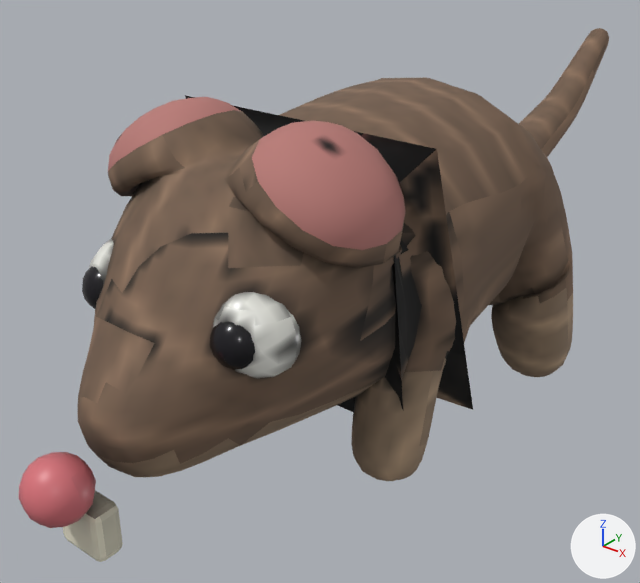
The glTF model public/models/gajiri.glb: old version first, new version second.
The view is the same before and after, from a camera (50 mm lens) standing at (0.449, -0.624, 0.515) and looking at (-0.048, -0.002, 0.13). Lighting does not change. The marker at lower right points along +X, +Y and +Z. The older version comes first.

Script lines for the objects in view, before the commit:
```python
mat_gajiri_belly = principled_material('gajiri_belly')
mat_gajiri_belly.texture = img_gajiri_belly_tex
mat_gajiri_belly.roughness = 0.8
mat_gajiri_ear = principled_material('gajiri_ear')
mat_gajiri_ear.texture = img_gajiri_ear_tex
mat_gajiri_ear.roughness = 0.8
mat_gajiri_eye1_0_wm = principled_material('gajiri_eye1.0_wm')
mat_gajiri_eye1_0_wm.texture = img_gajiri_eye1
mat_gajiri_eye1_0_wm.roughness = 0.28
mat_gajiri_fur = principled_material('gajiri_fur')
mat_gajiri_fur.texture = img_gajiri_fur_tex
mat_gajiri_fur.roughness = 0.85
mat_gajiri_teeth_m = principled_material('gajiri_teeth_m')
mat_gajiri_teeth_m.texture = img_gajiri_teeth_m_tex
mat_gajiri_teeth_m.roughness = 0.35
me_gajiri = bpy.data.meshes.new('gajiri')
me_gajiri.from_pydata(...)  # 3045 vertices, 6036 faces; spans x -0.154..0.154, y -0.378..0.522, z 0.027..0.349
me_gajiri.materials.append(mat_gajiri_fur)  # picture img_gajiri_fur_tex
me_gajiri.materials.append(mat_gajiri_belly)  # picture img_gajiri_belly_tex
me_gajiri.materials.append(mat_gajiri_ear)  # picture img_gajiri_ear_tex
me_gajiri.materials.append(mat_gajiri_eye_1_0_wm)  # picture img_gajiri_eye_1
me_gajiri.materials.append(mat_gajiri_eye_1_0_pm)  # picture img_gajiri_eye_1_001
me_gajiri.materials.append(mat_gajiri_eye1_0_wm)  # picture img_gajiri_eye1
me_gajiri.materials.append(mat_gajiri_eye1_0_pm)  # picture img_gajiri_eye1_001
me_gajiri.materials.append(mat_gajiri_nose_m)  # picture img_gajiri_nose_m_tex
me_gajiri.materials.append(mat_gajiri_teeth_m)  # picture img_gajiri_teeth_m_tex
ob_gajiri = bpy.data.objects.new('gajiri', me_gajiri)
ob_gajiri.location = (0.0, 0.0, 0.0)
```
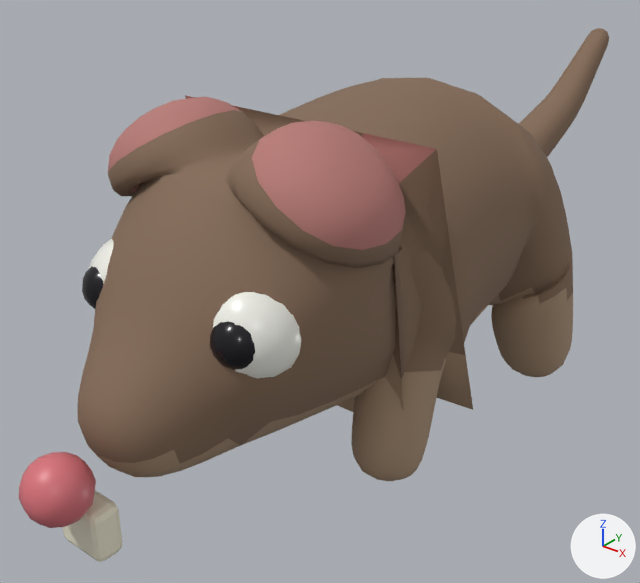
Where the change shows, as pixel boxes (x1, y1, x2, y2) in the pictures (640 x 583 px):
'gajiri', surface changed (lighter)
    both: (45, 28, 609, 558)

Patch to the scene script:
```diff
--- a/public/models/gajiri.glb.py
+++ b/public/models/gajiri.glb.py
@@ mat_gajiri_fur @@
 mat_gajiri_fur = principled_material('gajiri_fur')
-mat_gajiri_fur.texture = img_gajiri_fur_tex
+mat_gajiri_fur.base_color = (0.233, 0.147, 0.0946)  # brown #856b57
 mat_gajiri_fur.roughness = 0.85
@@ mat_gajiri_belly @@
 mat_gajiri_belly = principled_material('gajiri_belly')
-mat_gajiri_belly.texture = img_gajiri_belly_tex
+mat_gajiri_belly.base_color = (0.393, 0.274, 0.179)  # beige #a88f75
 mat_gajiri_belly.roughness = 0.8
@@ mat_gajiri_ear @@
 mat_gajiri_ear = principled_material('gajiri_ear')
-mat_gajiri_ear.texture = img_gajiri_ear_tex
+mat_gajiri_ear.base_color = (0.477, 0.196, 0.179)  # pink #b87a75
 mat_gajiri_ear.roughness = 0.8
@@ mat_gajiri_eye1_0_wm @@
 mat_gajiri_eye1_0_wm = principled_material('gajiri_eye1.0_wm')
-mat_gajiri_eye1_0_wm.texture = img_gajiri_eye1
+mat_gajiri_eye1_0_wm.base_color = (0.89, 0.89, 0.828)  # white #f2f2eb
 mat_gajiri_eye1_0_wm.roughness = 0.28
@@ mat_gajiri_teeth_m @@
 mat_gajiri_teeth_m = principled_material('gajiri_teeth_m')
-mat_gajiri_teeth_m.texture = img_gajiri_teeth_m_tex
+mat_gajiri_teeth_m.base_color = (0.89, 0.848, 0.674)  # pale yellow #f2edd6
 mat_gajiri_teeth_m.roughness = 0.35
```
